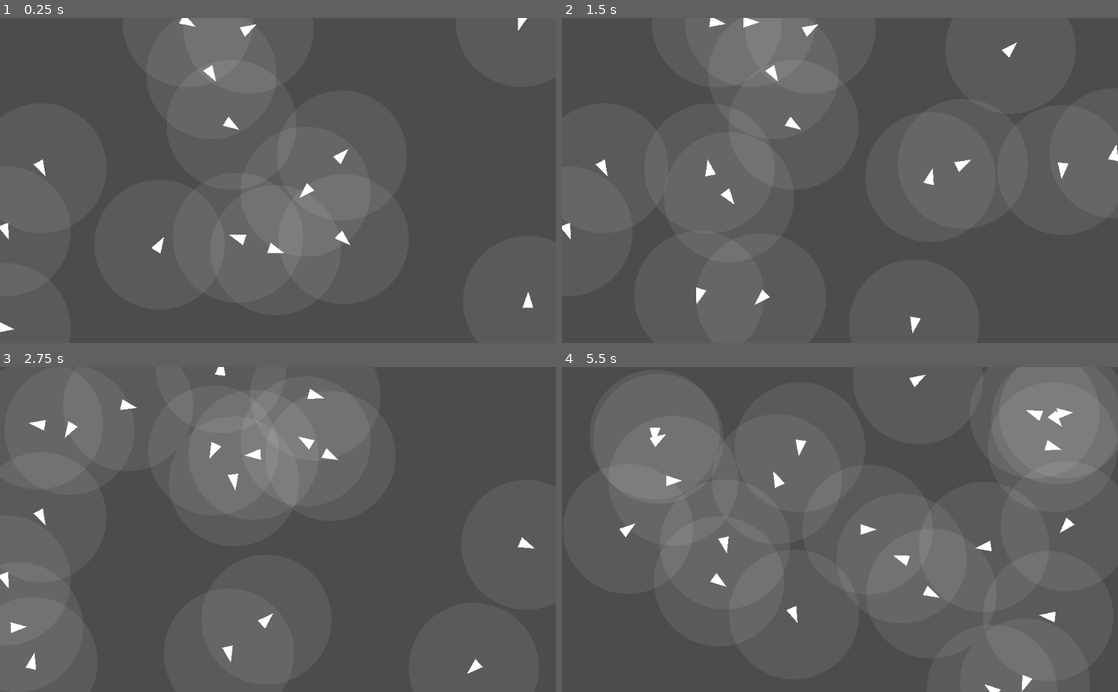
Above: before the commit, frames 1-4 (two rows, left to right).
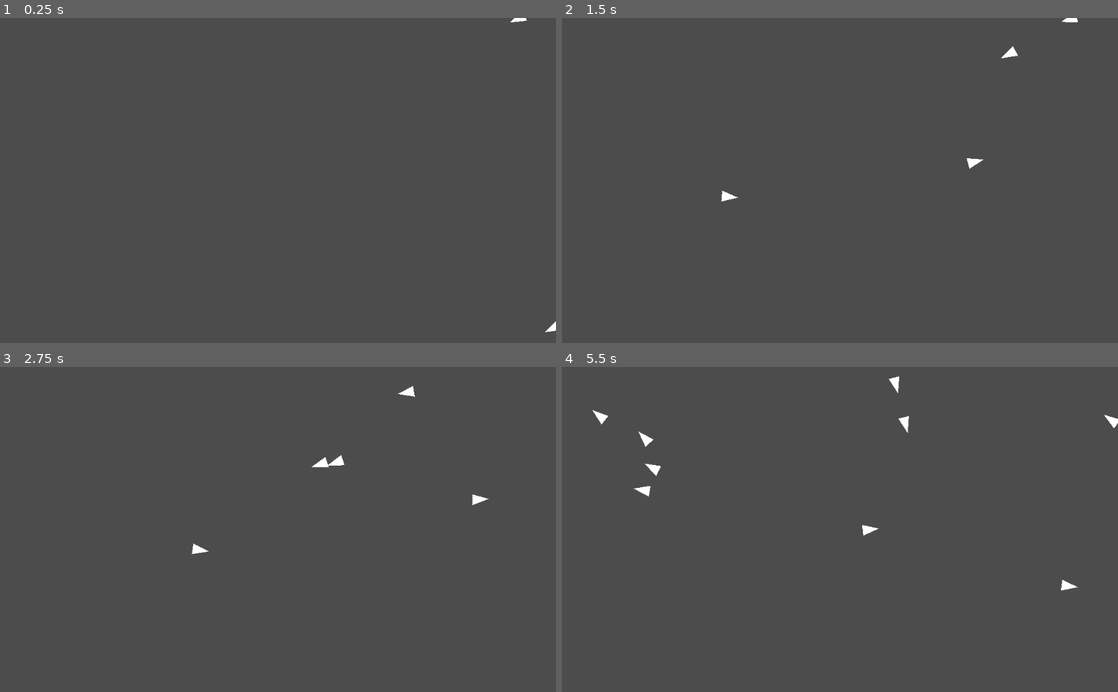
Above: after the commit, the same moments.

Repository: yosuanicolaus/Autonomous-Agents
Game: Godot game, scene res://practice/practice.tscn
The game is run twice, just before and just after one commit, with the same random seed, the same clock (stepped at 60 frames per second) and the same inputs. The engine's default icon, where the game draws it, is replaced by a stand-in: a white triangle on a blue panel in a dark square.
Inputs (mouse positions are in pixels of both pictures, inside the frame that each line leads up to):
- Up to frame 1 (0.25 s): no input
- Up to frame 2 (1.5 s): move the mouse to (962, 164) at 0.52 s; click (962, 164) at 0.67 s; move the mouse to (728, 196) at 1.27 s; click (728, 196) at 1.42 s
- Up to frame 3 (2.75 s): move the mouse to (333, 458) at 2.02 s; click (333, 458) at 2.17 s
- Up to frame 4 (5.5 s): move the mouse to (812, 594) at 2.77 s; click (812, 594) at 2.92 s; move the mouse to (1006, 578) at 3.52 s; click (1006, 578) at 3.67 s; move the mouse to (673, 480) at 4.27 s; click (673, 480) at 4.42 s; move the mouse to (867, 529) at 5.02 s; click (867, 529) at 5.17 s

The runs differ from the first frame. In frame 1, 23% of the frame differs, in the area x 0-100%, y 0-97%; in frame 2, 29%; in frame 3, 32%; in frame 4, 47%, in the area x 5-100%, y 0-100%.

Commit message:
implement wander or flock state, project complete

Diff:
--- a/practice/practice.tscn
+++ b/practice/practice.tscn
@@ -6,4 +6,4 @@
 [node name="Practice" type="Node2D"]
 script = ExtResource( 1 )
 object = ExtResource( 2 )
-count = 15
+count = 2
--- a/practice/vehicle.gd
+++ b/practice/vehicle.gd
@@ -56,7 +56,9 @@
 func wander():
 	wander_rotator.rotation_degrees += rand_range(-rotate_strength, rotate_strength)
 	var target = wander_target.global_position
-	seek(target)
+	var wan = seek(target)
+	wan *= 0.3
+	acceleration += wan
 
 
 func check_wall():
@@ -85,16 +87,38 @@
 	if count > 0:
 		sum /= count
 		set_steer(sum)
+		return steer
 
-	return steer
+	return Vector2.ZERO
 
 
-func align():
-	pass
+func align(vehicles):
+	var sum := Vector2.ZERO
+	var count = len(vehicles)
+
+	for vehicle in vehicles:
+		sum += vehicle.velocity
+
+	if count > 0:
+		sum /= count
+		set_steer(sum)
+		return steer
+
+	return Vector2.ZERO
 
 
-func cohesion():
-	pass
+func cohesion(vehicles):
+	var sum := Vector2.ZERO
+	var count = len(vehicles)
+
+	for vehicle in vehicles:
+		sum += vehicle.position
+
+	if count > 0:
+		sum /= count
+		return seek(sum)
+
+	return Vector2.ZERO
 
 
 func get_neighbors(radius):
@@ -108,17 +132,24 @@
 
 
 func apply_behaviours():
+	if len(get_neighbors(neighbor_radius)) == 0:
+		wander()
+	else:
+		flock()
+
+
+func flock():
 	var sep = separate(get_neighbors(separate_radius))
-	# var ali = align()
-	# var coh = cohesion()
+	var ali = align(get_neighbors(neighbor_radius))
+	var coh = cohesion(get_neighbors(neighbor_radius))
 
 	sep *= 1.5
-	# ali *= 1.0
-	# coh *= 1.0
+	ali *= 1.0
+	coh *= 1.0
 
 	acceleration += sep
-	# acceleration += ali
-	# acceleration += coh
+	acceleration += ali
+	acceleration += coh
 
 
 func _process(delta):
--- a/practice/vehicle.tscn
+++ b/practice/vehicle.tscn
@@ -43,5 +43,6 @@
 script = ExtResource( 2 )
 
 [node name="NeighborRadar" type="MeshInstance2D" parent="."]
+visible = false
 modulate = Color( 1, 1, 1, 0.0392157 )
 mesh = SubResource( 3 )
